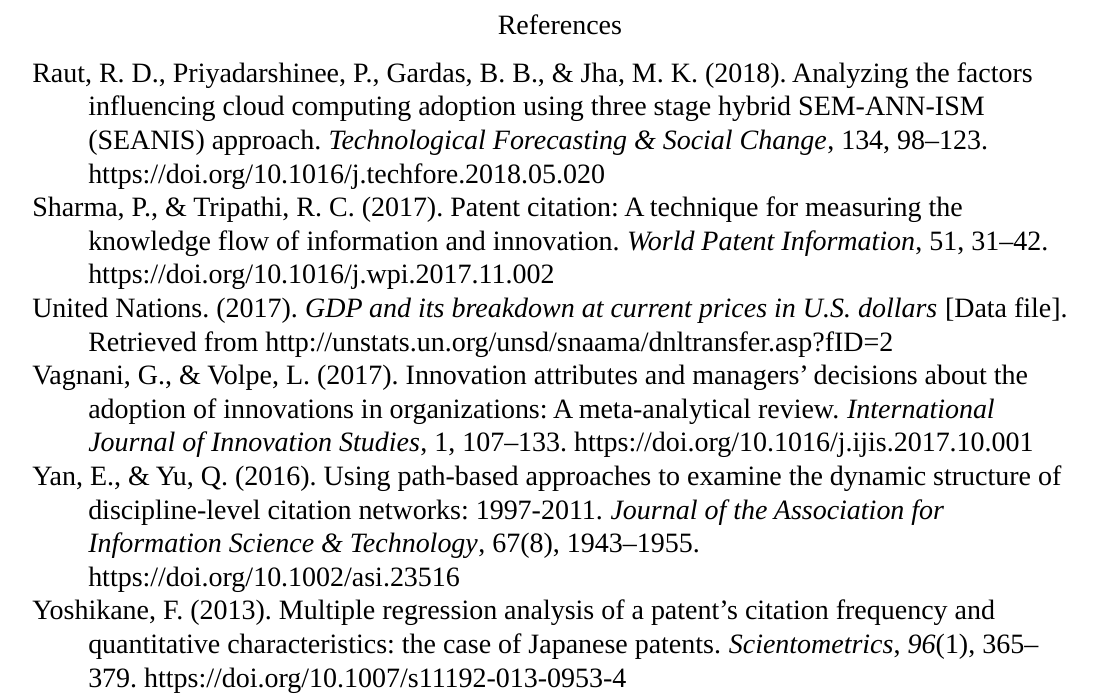
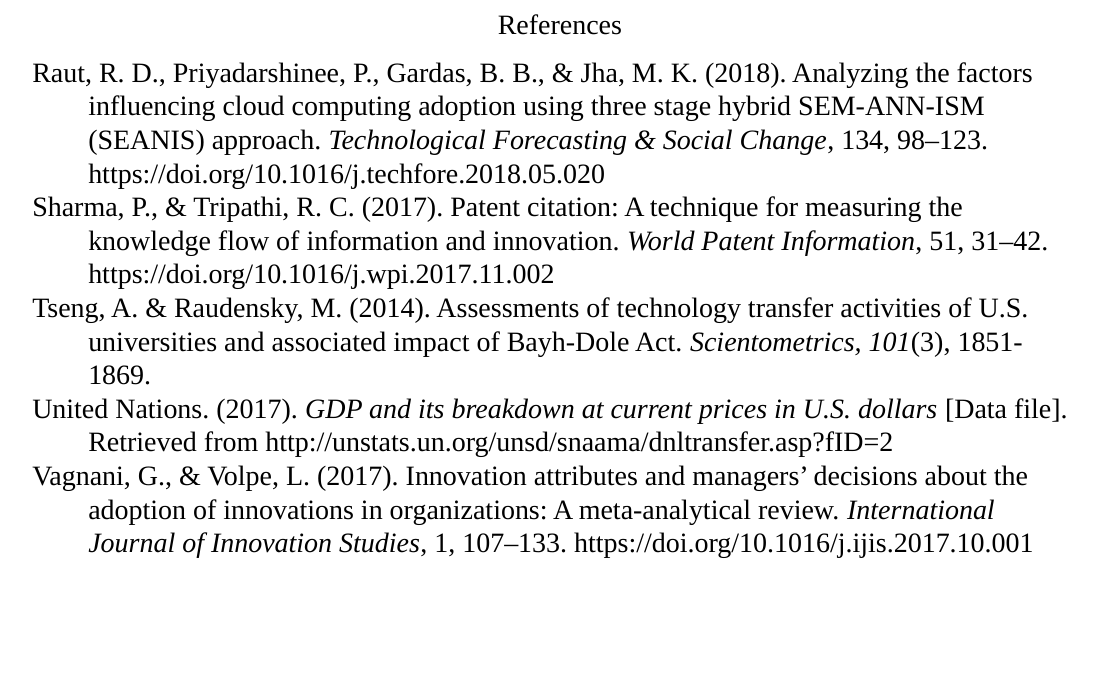
Before and after one commit to SLU-Courses-Townes/SOC6100, a slide deck: slide 27 of Presentations/Presentation02/Townes_SOC6100_Presentation02.pptx. Drawn at 1120x700 pixels with LibreOffice and Linux fonts; fonts in the diff are those of the drawing. Boxes give left, top, right and bottom in pixels: in the first picture for what was removed or moved away, otherwise in the second. Text is boxed around its words. In the diff, an @@ line names an element or a change of style, - is before the commit and + after.

```diff
--- a/Presentations/Presentation02/Townes_SOC6100_Presentation02.pptx
+++ b/Presentations/Presentation02/Townes_SOC6100_Presentation02.pptx
@@ text at box(32, 297, 1029, 385): paragraph added @@
+Tseng, A. & Raudensky, M. (2014). Assessments of technology transfer activities of U.S. universities and associated impact of Bayh-Dole Act. Scientometrics, 101(3), 1851-1869.
@@ text at box(32, 465, 1061, 692): paragraphs removed @@
-Yan, E., & Yu, Q. (2016). Using path-based approaches to examine the dynamic structure of discipline-level citation networks: 1997-2011. Journal of the Association for Information Science & Technology, 67(8), 1943–1955. https://doi.org/10.1002/asi.23516
-Yoshikane, F. (2013). Multiple regression analysis of a patent’s citation frequency and quantitative characteristics: the case of Japanese patents. Scientometrics, 96(1), 365–379. https://doi.org/10.1007/s11192-013-0953-4
```
Also in this commit, not shown: 8 other slides changed, 1 slide added.
